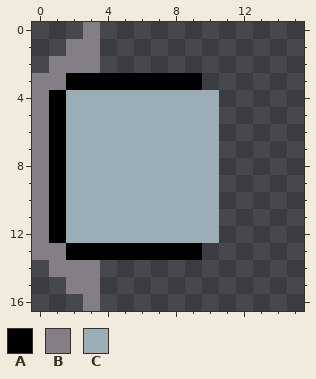
Two states of a pixel-art file, assets/sprites/combat/tick_bar/skill_pending_stance_box.aseprite. The first picture shows the starting point.
16x17 pixels, 1 frame.
Palette (. is transparent): A #000000  B #847e87  C #9badb7
Pixels before, first column x 0:
 0 ...B.......
 1 ..BB.......
 2 .BBB.......
 3 BBAAAAAAAA.
 4 BACCCCCCCCC
 5 BACCCCCCCCC
 6 BACCCCCCCCC
 7 BACCCCCCCCC
 8 BACCCCCCCCC
 9 BACCCCCCCCC
10 BACCCCCCCCC
11 BACCCCCCCCC
12 BACCCCCCCCC
13 BBAAAAAAAA.
14 .BBB.......
15 ..BB.......
16 ...B.......
New version:
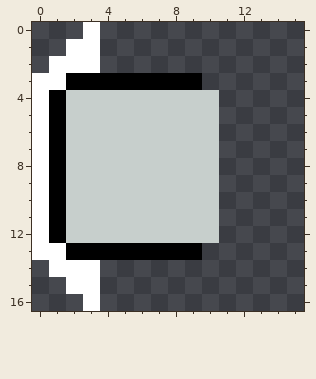
Difference:
colour B: #847e87 -> #ffffff
colour C: #9badb7 -> #c7cfcc
